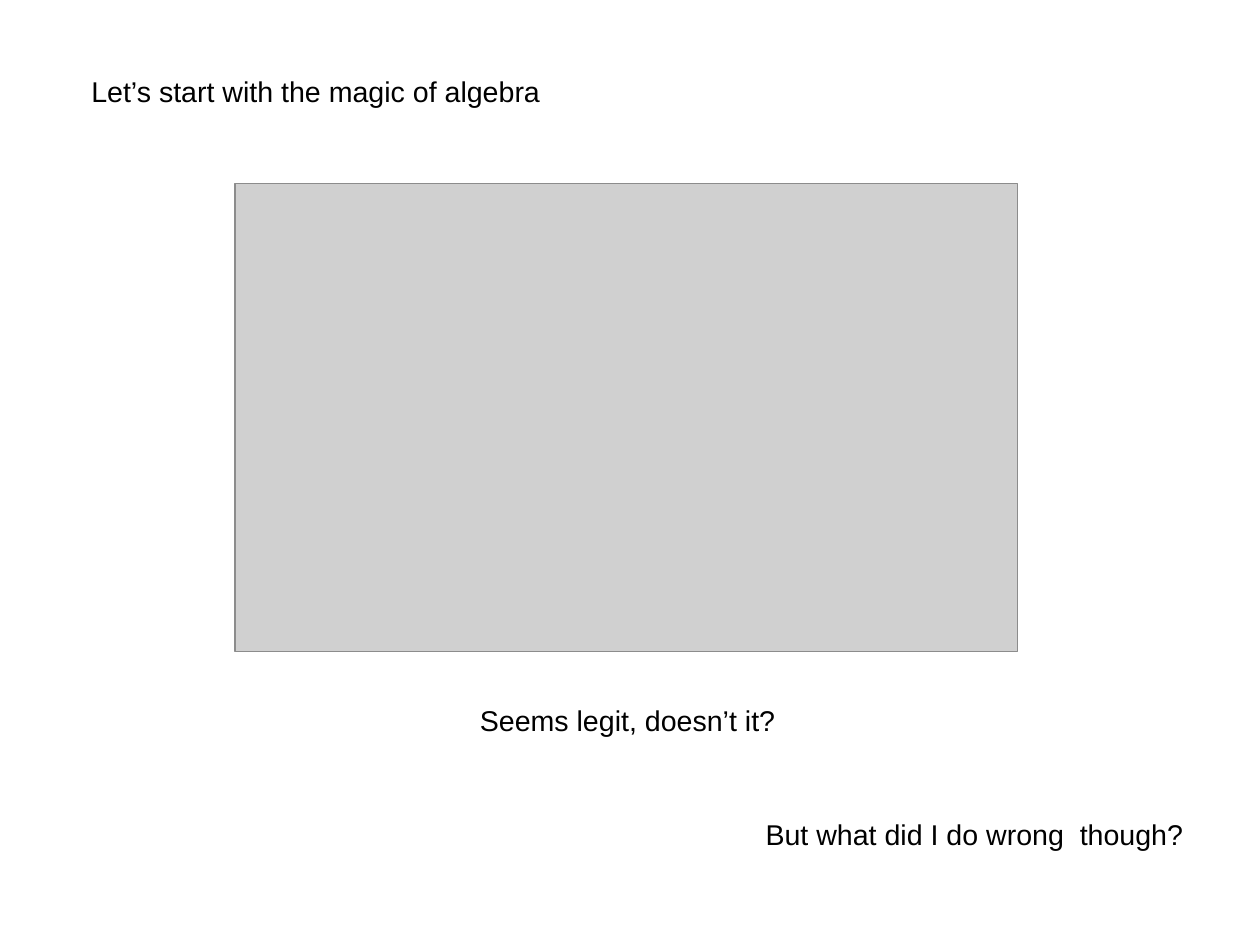
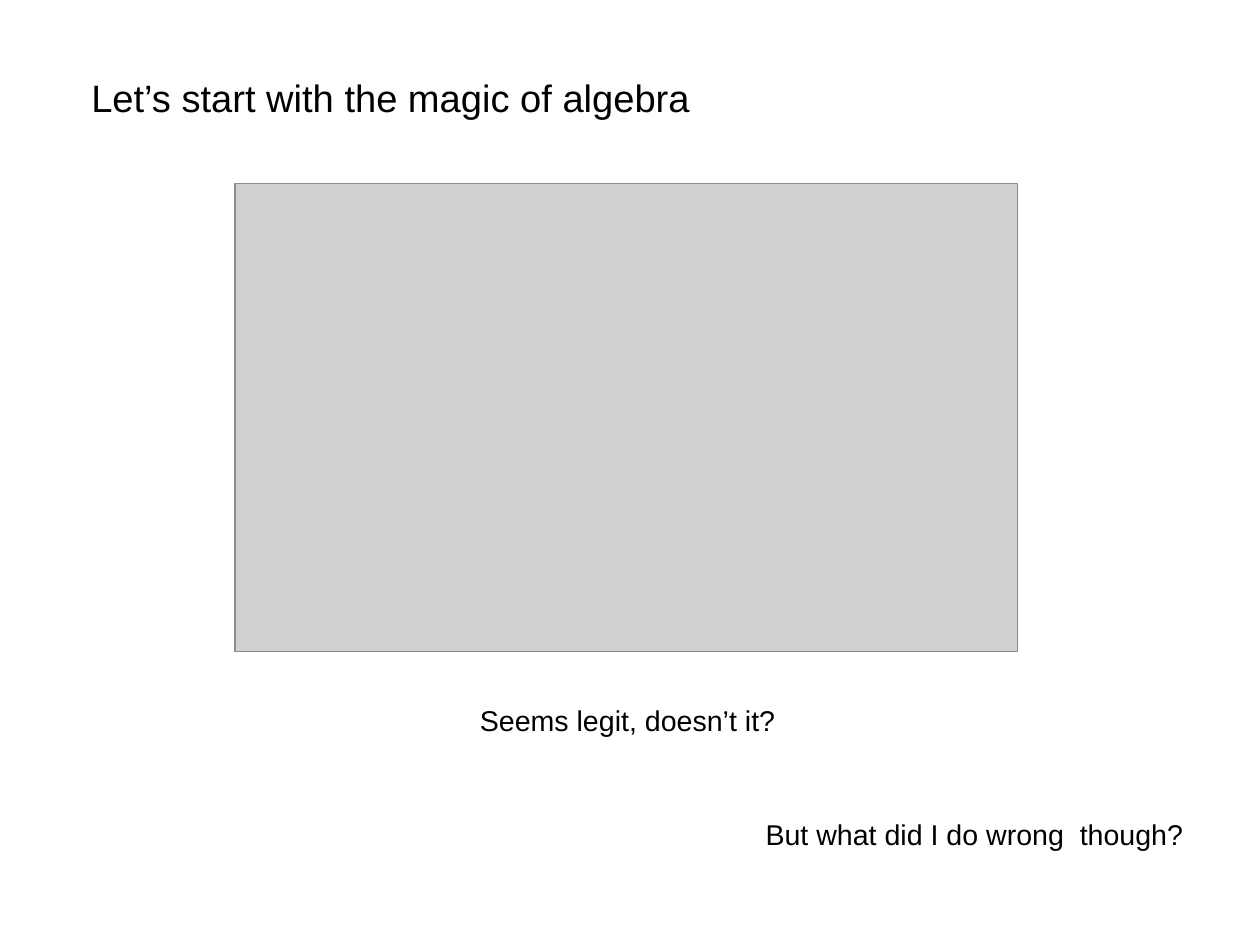
Before and after one commit to akalenuk/templates-experiments, a slide deck: slide 2 of templates.odp. Drawn at 1260x945 pixels with LibreOffice and Linux fonts; fonts in the diff are those of the drawing; grey boxes stand for pictures. Boxes give left, top, right and bottom in pixels: in the first picture for what was removed or moved away, otherwise in the second. Text is boxed around its words. In the diff, an @@ line names an element or a change of style, - is before the commit and + after.

```diff
--- a/templates.odp
+++ b/templates.odp
@@ text "Let’s start with the magic ..." at box(91, 84, 690, 120): size 18 to 24 pt @@
```
Also in this commit, not shown: 13 other slides changed, 1 slide added, 1 slide removed.
